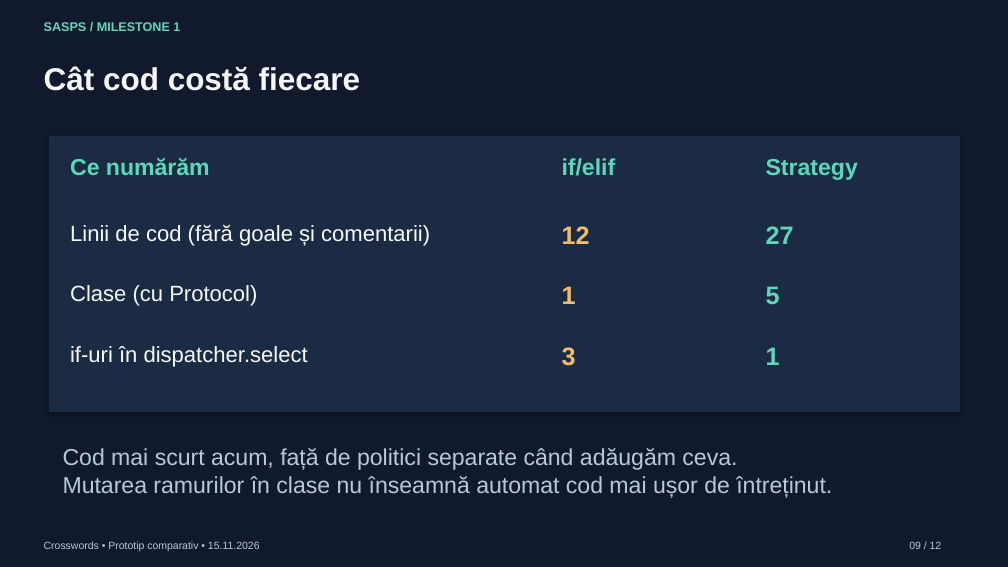
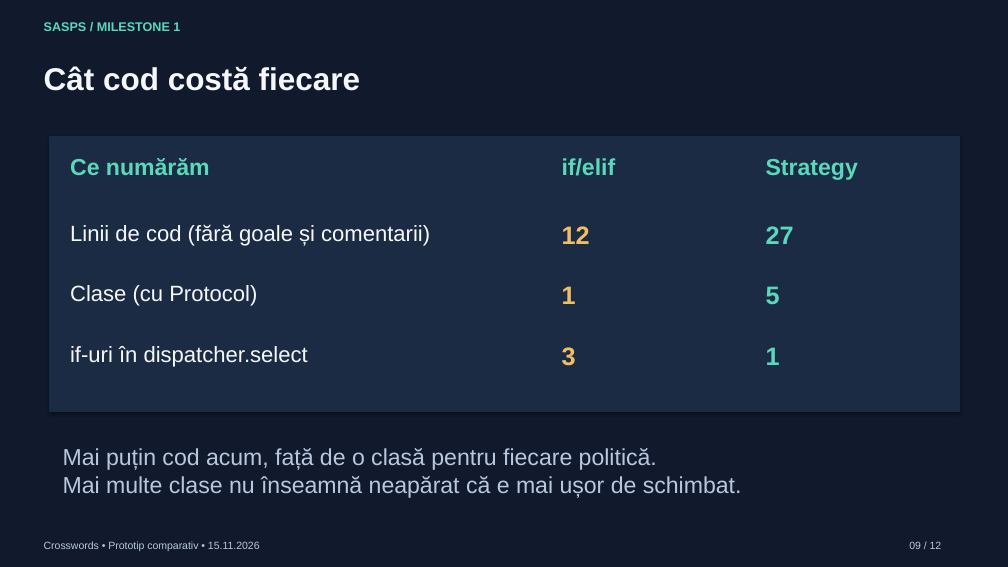
Before and after one commit to nadolualex/sasps-crosswords, a slide deck: slide 9 of presentation/SASPS_M1_Crosswords.pptx. Drawn at 1008x567 pixels with LibreOffice and Linux fonts; fonts in the diff are those of the drawing. Boxes give left, top, right and bottom in pixels: in the first picture for what was removed or moved away, otherwise in the second. Text is boxed around its words. In the diff, an @@ line names an element or a change of style, - is before the commit and + after.

```diff
--- a/presentation/SASPS_M1_Crosswords.pptx
+++ b/presentation/SASPS_M1_Crosswords.pptx
@@ text at <box>63,448,742,498</box>: text changed @@
-Cod mai scurt acum, față de politici separate când adăugăm ceva.
-Mutarea ramurilor în clase nu înseamnă automat cod mai ușor de întreținut.
+Mai puțin cod acum, față de o clasă pentru fiecare politică.
+Mai multe clase nu înseamnă neapărat că e mai ușor de schimbat.
```
Also in this commit, not shown: 6 other slides changed, 9 other files.
